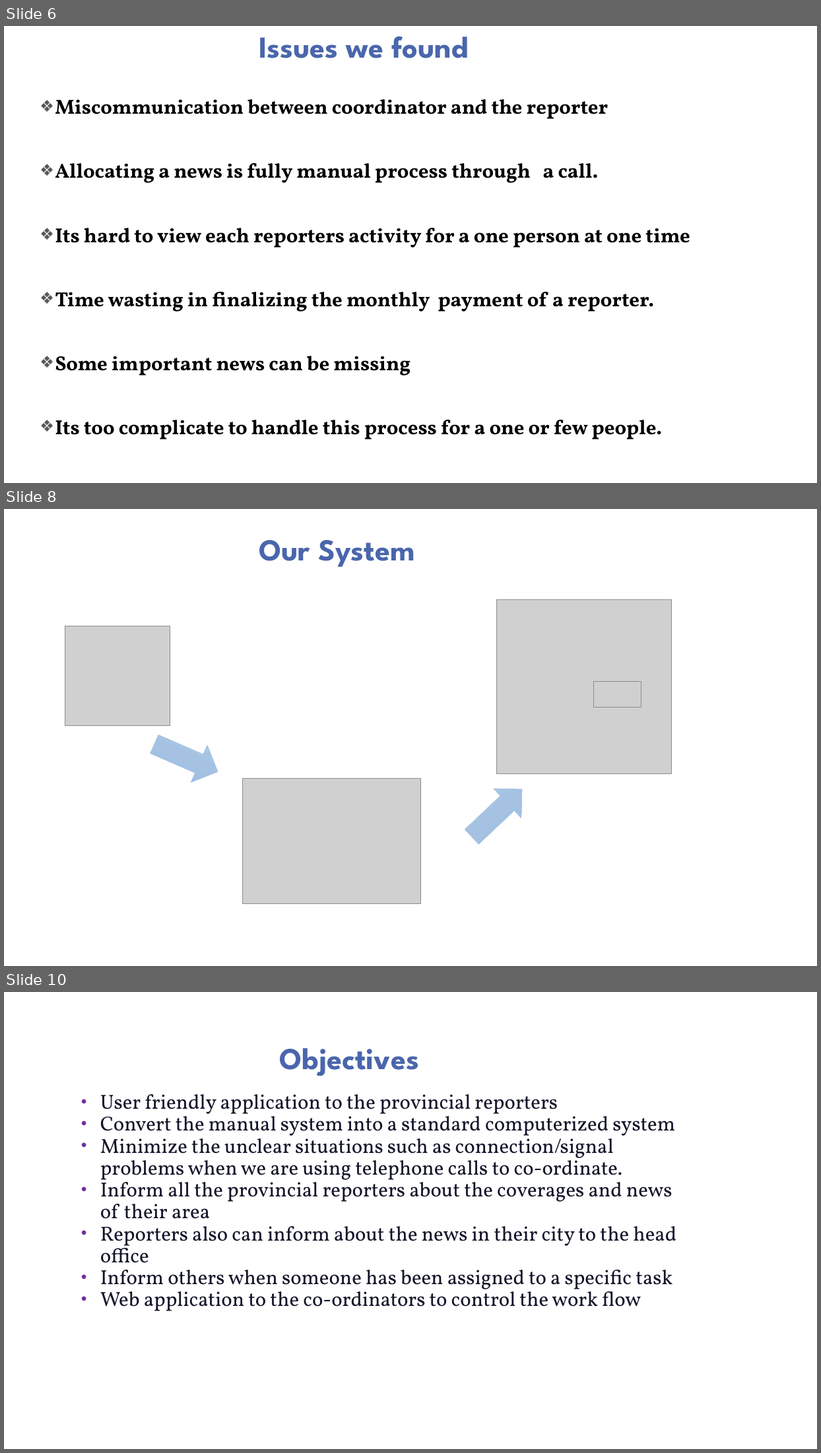
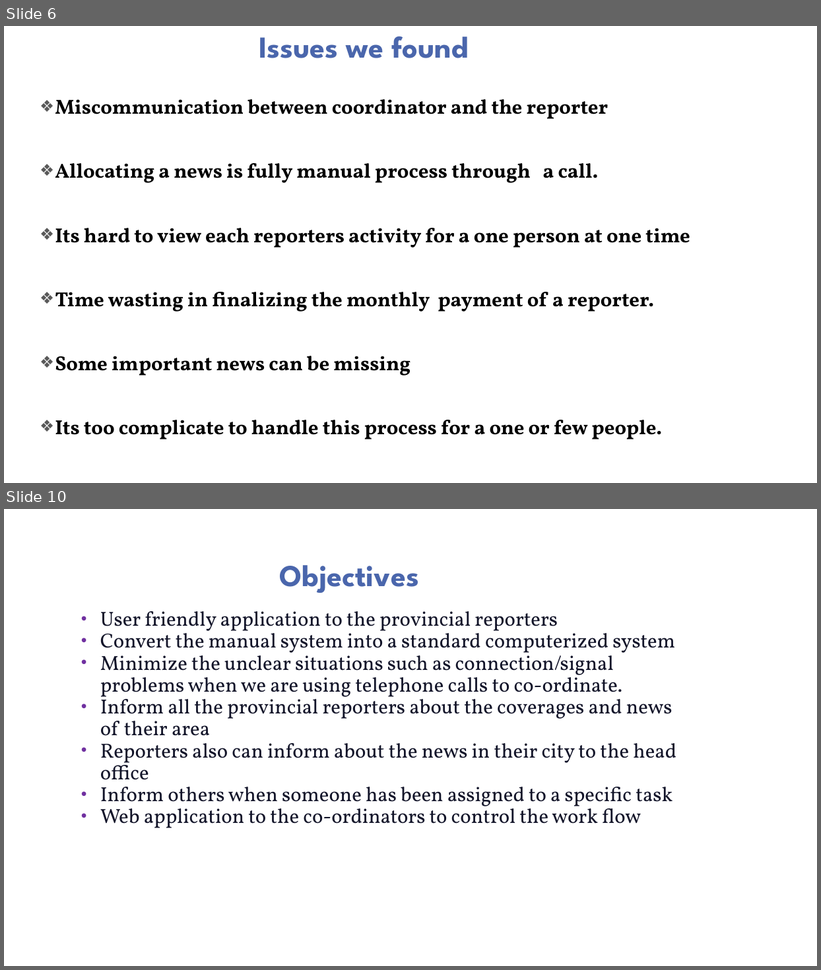
Before and after one commit to Dhanushka-Sanjaya/2nd-year-Group-Project, a slide deck: presentation/GROUP 13.pptx. Shown one above the other, each under a label of ours: slides 6, 8 and 10 before the commit, slides 6 and 10 after it; the slides between them are not shown. The pictures are 821x1453 and 821x970 pixels, drawn with LibreOffice and Linux fonts; fonts in the diff are those of the drawing; grey boxes stand for pictures; background and template pictures are left out. Boxes give left, top, right and bottom in pixels: in the first picture for what was removed or moved away, otherwise in the second. Text is boxed around its words. In the diff, an @@ line names an element or a change of style, - is before the commit and + after.

```diff
--- a/presentation/GROUP 13.pptx
+++ b/presentation/GROUP 13.pptx
@@ slide 8 removed at box(4, 509, 817, 966), background picture (left out) @@
@@ title removed at box(259, 540, 415, 567) @@
-Our System
@@ picture removed at box(497, 600, 671, 774) @@
@@ picture removed at box(65, 626, 170, 726) @@
@@ picture removed at box(593, 682, 641, 707) @@
@@ right arrow removed at box(147, 725, 226, 791) @@
@@ picture removed at box(242, 779, 420, 904) @@
@@ right arrow removed at box(457, 775, 536, 852) @@
```
Also in this commit, not shown: 4 slides changed, 5 slides added, 3 other slides removed.
